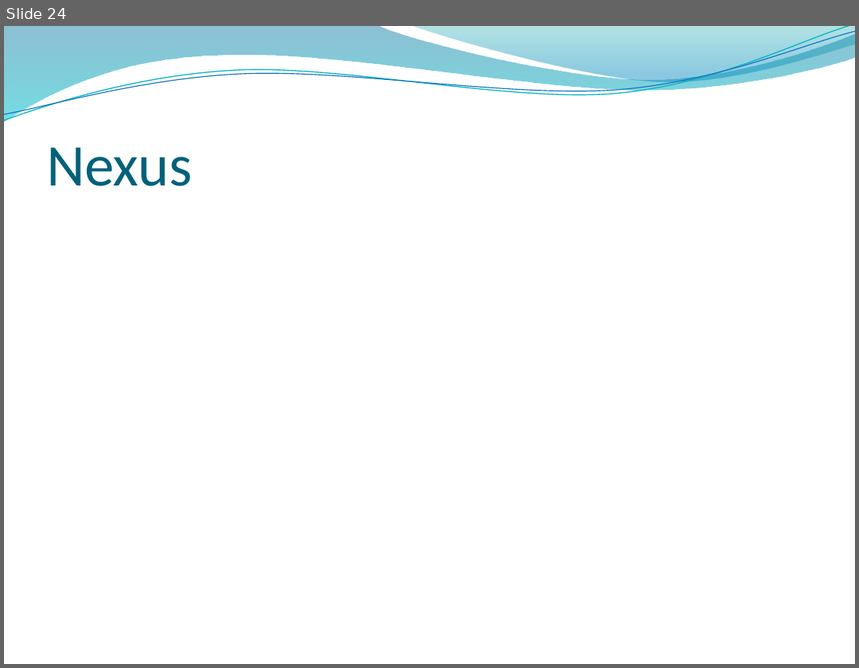
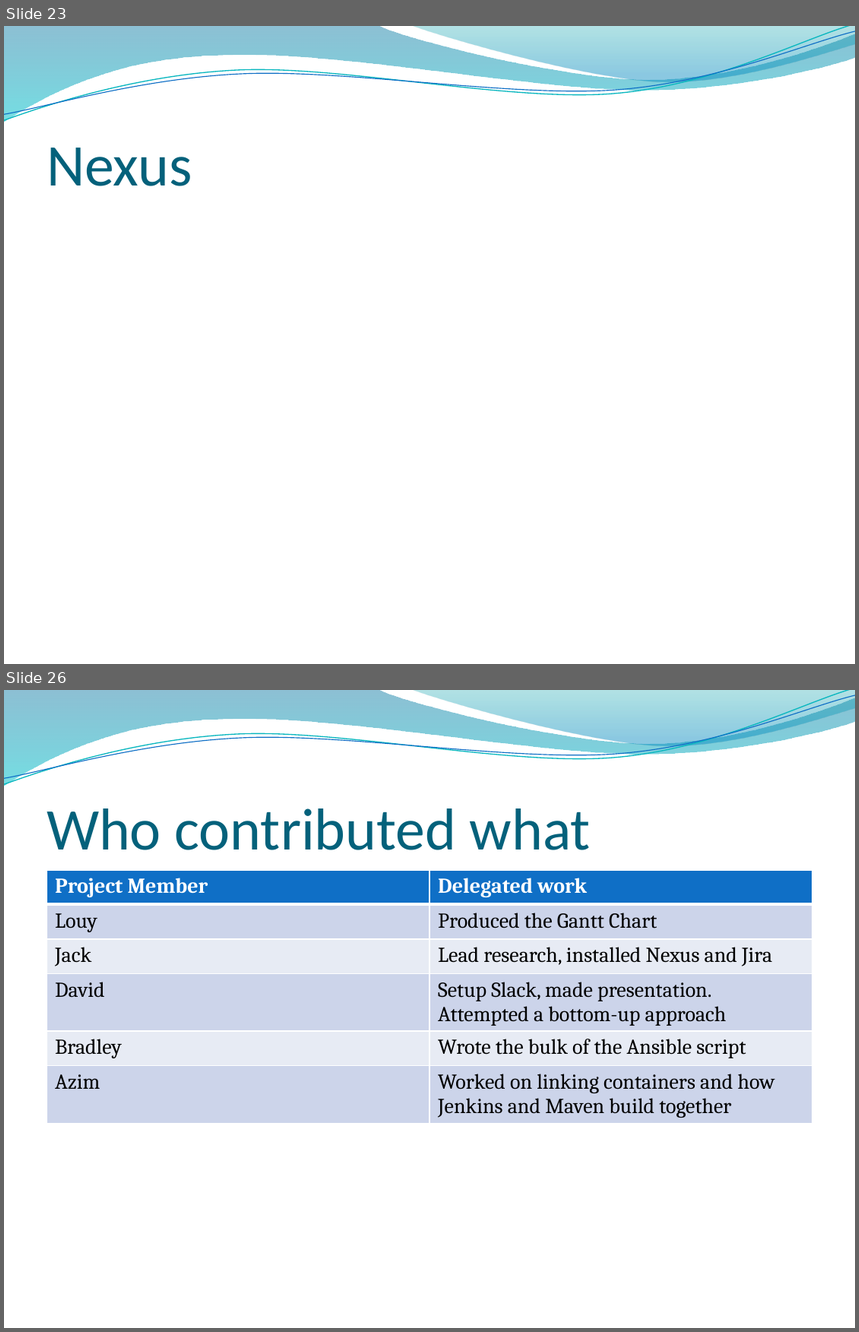
Before and after one commit to Brad94/Team2CIProject, a slide deck: Presentation.pptx. Shown one above the other, each under a label of ours: slide 24 before the commit, slides 23 and 26 after it; the slides between them are not shown. The pictures are 859x668 and 859x1332 pixels, drawn with LibreOffice and Linux fonts; fonts in the diff are those of the drawing; background and template pictures are left out. Boxes give left, top, right and bottom in pixels: in the first picture for what was removed or moved away, otherwise in the second. Text is boxed around its words. In the diff, an @@ line names an element or a change of style, - is before the commit and + after.

```diff
--- a/Presentation.pptx
+++ b/Presentation.pptx
@@ slide 26 added at box(4, 690, 855, 1328), background picture (left out); not listed: 4 template elements that a slide beside it also shows @@
@@ title added at box(47, 809, 591, 850), 50 pt, text #04617B @@
+Who contributed what
@@ table added at box(47, 870, 813, 1128), 6 rows, 2 columns @@
+Project Member | Delegated work
+Louy | Produced the Gantt Chart
+Jack | Lead research, installed Nexus and Jira
+David | Setup Slack, made presentation. Attempted a bottom-up approach
+Bradley | Wrote the bulk of the Ansible script
+Azim | Worked on linking containers and how Jenkins and Maven build together
@@ what was slide 24 is now slide 23 @@
```
Also in this commit, not shown: 10 slides changed, 6 other slides added.
